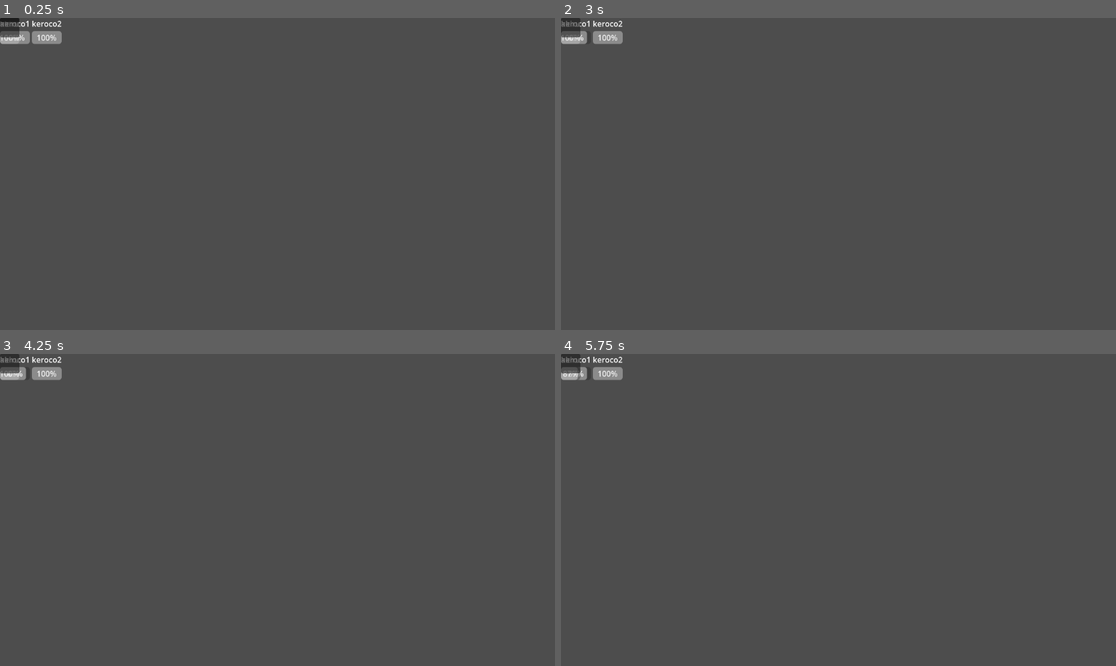
Above: before the commit, frames 1-4 (two rows, left to right).
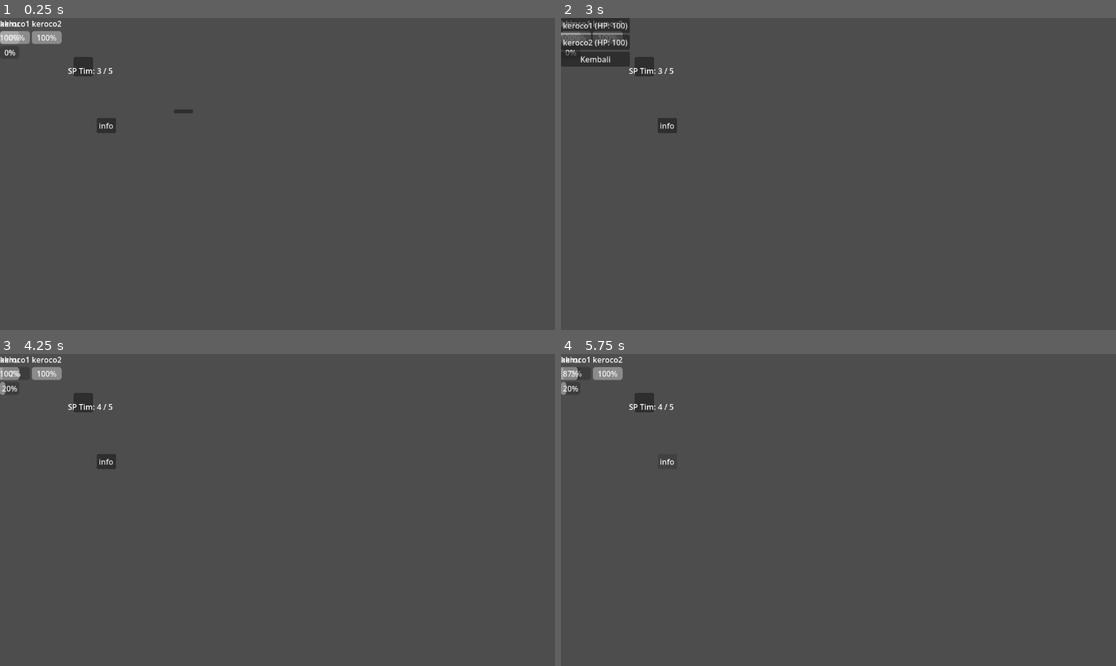
Above: after the commit, the same moments.

Repository: dx5053yx/trun-base-game
Game: Godot game, scene res://systems/battle_system/battel_arena.tscn
Same seed, same stepped clock (60 frames per second), same inputs: the game is played once before the commit and once after it.
Inputs (mouse positions are in pixels of both pictures, inside the frame that each line leads up to; where the layout moved, square brackets give the same spot in the first picture):
- Up to frame 1 (0.25 s): no input
- Up to frame 2 (3 s): click (744, 111) [572, 21] at 0.5 s; click "Kembali" at 1.25 s; click (666, 124) at 2 s, where only the run after the commit has a clickable "info"; click (744, 111) [572, 21] at 2.75 s
- Up to frame 3 (4.25 s): click (33, 360) at 3.5 s, where only the run after the commit has a clickable "keroco1 (HP: 100)"
- Up to frame 4 (5.75 s): click (666, 460) at 4.25 s, where only the run after the commit has a clickable "info"; click (666, 460) at 5 s, where only the run after the commit has a clickable "info"

The runs differ from the first frame. In frame 1, 0.7% of the frame differs, in the area x 0-35%, y 0-37%; in frame 2, 1.9%, in the area x 0-21%, y 0-37%; in frame 3, 0.7%; in frame 4, 0.6%.
Error before the commit: Invalid access to property or key 'enemy_name' on a base object of type 'Resource (enemystat)'. (res://systems/battle_system/battel_arena.gd:72)

Commit message:
skill

Diff:
--- /dev/null
+++ b/core/autoloads/inven_dat.gd
@@ -0,0 +1,28 @@
+extends Node
+
+# Dictionary untuk menyimpan item dan jumlahnya.
+# Format: { ItemData : Jumlah(int) }
+var isi_tas: Dictionary = {}
+
+func _ready():
+	# Beri modal awal untuk ngetes battle nanti
+	var potion_awal = preload("res://data/items/potion.tres")
+	var ether_awal = preload("res://data/items/ether.tres")
+
+	tambah_item(potion_awal, 5) # Dikasih modal 5 Potion
+	tambah_item(ether_awal, 2)  # Dikasih modal 2 Ether
+
+func tambah_item(item: ItemData, jumlah: int):
+	if isi_tas.has(item):
+		isi_tas[item] += jumlah
+	else:
+		isi_tas[item] = jumlah
+	print("Mendapatkan " + str(jumlah) + "x " + item.item_name)
+
+func kurangi_item(item: ItemData, jumlah: int = 1) -> bool:
+	if isi_tas.has(item) and isi_tas[item] >= jumlah:
+		isi_tas[item] -= jumlah
+		if isi_tas[item] <= 0:
+			isi_tas.erase(item) # Buang dari tas kalau habis
+		return true
+	return false
--- a/core/resources/char_stat.gd
+++ b/core/resources/char_stat.gd
@@ -1,21 +1,22 @@
 extends Resource
 class_name CharacterStats
 
-# Info Dasar
 @export var character_name: String
 @export var is_mc: bool = false
 
-# Statistik
 @export var max_hp: int = 100
 @export var current_hp: int = 100
-@export var max_mp: int = 50
-@export var current_mp: int = 50
 
-# Speed sangat penting buat game kamu!
+# --- SISTEM BARU: SP & ENERGY ---
+@export var max_sp: int = 5       # Batas maksimal tabungan SP
+@export var current_sp: int = 3   # SP awal saat battle dimulai
+@export var max_energy: int = 100 # Batas Energy untuk Ultimate
+@export var current_energy: int = 0
+@export var energy_regen_rate: float = 1.0
+
 @export var speed: int = 10
 @export var attack_power: int = 15
 @export var defense: int = 5
 
-# Array untuk menyimpan skill apa saja yang dimiliki karakter ini nantinya
-# (Sementara kita biarkan kosong/tipe String dulu untuk placeholder)
-@export var skills: Array[SkillData] = []
+@export var normal_skill: SkillDat
+@export var ultimate_skill: SkillDat
--- a/core/resources/enemy_stat.gd
+++ b/core/resources/enemy_stat.gd
@@ -1,21 +1,22 @@
 extends Resource
 class_name enemystat
 
-# Info Dasar
 @export var character_name: String
 @export var is_mc: bool = false
 
-# Statistik
 @export var max_hp: int = 100
 @export var current_hp: int = 100
-@export var max_mp: int = 50
-@export var current_mp: int = 50
 
-# Speed sangat penting buat game kamu!
+# --- SISTEM BARU: SP & ENERGY ---
+
+@export var max_energy: int = 100 # Batas Energy untuk Ultimate
+@export var current_energy: int = 0
+@export var energy_regen_rate: float = 1.0 # Pengali pengisian Energy (contoh: 1.2 = 20% lebih cepat)
+
 @export var speed: int = 10
 @export var attack_power: int = 15
 @export var defense: int = 5
 
-# Array untuk menyimpan skill apa saja yang dimiliki karakter ini nantinya
-# (Sementara kita biarkan kosong/tipe String dulu untuk placeholder)
-@export var skills: Array[SkillData] = []
+
+@export var normal_skill: SkillDat
+@export var ultimate_skill: SkillDat
--- /dev/null
+++ b/core/resources/item_dat.gd
@@ -0,0 +1,14 @@
+extends Resource
+class_name ItemData
+
+enum ItemType { HEAL_HP, HEAL_SP, REVIVE, BUFF }
+enum TargetType { SINGLE_ALLY, ALL_ALLIES }
+
+# --- BATASAN PENGGUNAAN ---
+enum Usability { OVERWORLD_ONLY, BATTLE_ONLY, ANYWHERE }
+@export var usability: Usability = Usability.ANYWHERE
+
+@export var item_name: String = "Nama Item"
+@export var type: ItemType = ItemType.HEAL_HP
+@export var target: TargetType = TargetType.SINGLE_ALLY
+@export var amount: int = 50
--- a/core/resources/skill_dat.gd
+++ b/core/resources/skill_dat.gd
@@ -1,20 +1,20 @@
 extends Resource
-class_name SkillData
+class_name SkillDat
 
-# Membuat opsi Dropdown
 enum TargetType { SINGLE_ENEMY, ALL_ENEMIES, SINGLE_ALLY, ALL_ALLIES, SELF }
 enum SkillEffect { DAMAGE, HEAL, BUFF, DEBUFF }
 
 @export var skill_name: String = "Nama Skill"
-@export_multiline var description: String = "Deskripsi efek skill."
+@export_multiline var description: String = "Deskripsi skill."
 
 @export var effect_type: SkillEffect = SkillEffect.DAMAGE
 @export var target_type: TargetType = TargetType.SINGLE_ENEMY
+@export var power: int = 15
 
-# jumlah Damage, atau jumlah HP yang di-heal
-@export var power: int = 15
-@export var mp_cost: int = 5
+# --- SISTEM BIAYA BARU ---
+@export var is_ultimate: bool = false # Centang ini di Inspector jika ini skill Ultimate
+@export var sp_cost: int = 1          # Biaya SP jika ini skill biasa
+@export var energy_cost: int = 100    # Biaya Energy jika ini Ultimate
 
-# Khusus untuk Buff
-@export var buff_amount: int = 0
-@export var buff_duration: int = 0 # Bertahan berapa giliran (turn)
+# Berapa energi yang didapat karakter saat memakai skill ini?
+@export var energy_gained: int = 30
--- a/data/characters/mc.tres
+++ b/data/characters/mc.tres
@@ -1,11 +1,15 @@
 [gd_resource type="Resource" script_class="CharacterStats" format=3 uid="uid://5brme7go5q0a"]
 
+[ext_resource type="Resource" uid="uid://bf1glmjq0yvlo" path="res://data/skill/mc/skill.tres" id="1_hhugu"]
 [ext_resource type="Script" uid="uid://bru016kf7qe6s" path="res://core/resources/char_stat.gd" id="1_mxkbc"]
-[ext_resource type="Script" uid="uid://b4qu4nmoeircx" path="res://core/resources/skill_dat.gd" id="2_y6q3r"]
+[ext_resource type="Resource" uid="uid://3stbuhuwmifw" path="res://data/skill/mc/ultimate.tres" id="3_220qx"]
 
 [resource]
 script = ExtResource("1_mxkbc")
 character_name = "akiru"
 is_mc = true
 speed = 20
+attack_power = 100
+normal_skill = ExtResource("1_hhugu")
+ultimate_skill = ExtResource("3_220qx")
 metadata/_custom_type_script = "uid://bru016kf7qe6s"
--- a/data/enemies/keroco2.tres
+++ b/data/enemies/keroco2.tres
@@ -1,9 +1,12 @@
 [gd_resource type="Resource" script_class="enemystat" format=3 uid="uid://bx0qdxgovv7pi"]
 
 [ext_resource type="Script" uid="uid://bmxew6ryek11a" path="res://core/resources/enemy_stat.gd" id="1_2d2x6"]
-[ext_resource type="Script" uid="uid://b4qu4nmoeircx" path="res://core/resources/skill_dat.gd" id="2_lumxf"]
+[ext_resource type="Resource" uid="uid://cc223nkgaqoue" path="res://data/skill/kroco/skill.tres" id="1_lumxf"]
+[ext_resource type="Resource" uid="uid://c74jq7asd6afj" path="res://data/skill/kroco/ulti.tres" id="3_sy8p0"]
 
 [resource]
 script = ExtResource("1_2d2x6")
 character_name = "keroco2"
+normal_skill = ExtResource("1_lumxf")
+ultimate_skill = ExtResource("3_sy8p0")
 metadata/_custom_type_script = "uid://bmxew6ryek11a"
--- a/data/enemies/kroco1.tres
+++ b/data/enemies/kroco1.tres
@@ -1,9 +1,12 @@
 [gd_resource type="Resource" script_class="enemystat" format=3 uid="uid://xdvce0n8itdf"]
 
+[ext_resource type="Resource" uid="uid://cc223nkgaqoue" path="res://data/skill/kroco/skill.tres" id="1_38nr5"]
 [ext_resource type="Script" uid="uid://bmxew6ryek11a" path="res://core/resources/enemy_stat.gd" id="1_e42y5"]
-[ext_resource type="Script" uid="uid://b4qu4nmoeircx" path="res://core/resources/skill_dat.gd" id="2_38nr5"]
+[ext_resource type="Resource" uid="uid://c74jq7asd6afj" path="res://data/skill/kroco/ulti.tres" id="3_mgevs"]
 
 [resource]
 script = ExtResource("1_e42y5")
 character_name = "keroco1"
+normal_skill = ExtResource("1_38nr5")
+ultimate_skill = ExtResource("3_mgevs")
 metadata/_custom_type_script = "uid://bmxew6ryek11a"
--- /dev/null
+++ b/data/skill/kirara/skill.tres
@@ -0,0 +1,10 @@
+[gd_resource type="Resource" script_class="SkillDat" format=3 uid="uid://csvpdofifu46k"]
+
+[ext_resource type="Script" uid="uid://b4qu4nmoeircx" path="res://core/resources/skill_dat.gd" id="1_mh3uf"]
+
+[resource]
+script = ExtResource("1_mh3uf")
+effect_type = 2
+target_type = 3
+power = 20
+metadata/_custom_type_script = "uid://b4qu4nmoeircx"
--- /dev/null
+++ b/data/skill/kirara/ultimate.tres
@@ -0,0 +1,10 @@
+[gd_resource type="Resource" script_class="SkillDat" format=3 uid="uid://wo5bud0drgdv"]
+
+[ext_resource type="Script" uid="uid://b4qu4nmoeircx" path="res://core/resources/skill_dat.gd" id="1_lp6e0"]
+
+[resource]
+script = ExtResource("1_lp6e0")
+effect_type = 2
+target_type = 3
+is_ultimate = true
+metadata/_custom_type_script = "uid://b4qu4nmoeircx"
--- /dev/null
+++ b/data/skill/kroco/skill.tres
@@ -0,0 +1,9 @@
+[gd_resource type="Resource" script_class="SkillDat" format=3 uid="uid://cc223nkgaqoue"]
+
+[ext_resource type="Script" uid="uid://b4qu4nmoeircx" path="res://core/resources/skill_dat.gd" id="1_cyci7"]
+
+[resource]
+script = ExtResource("1_cyci7")
+skill_name = "peler"
+description = ""
+metadata/_custom_type_script = "uid://b4qu4nmoeircx"
--- /dev/null
+++ b/data/skill/kroco/ulti.tres
@@ -0,0 +1,9 @@
+[gd_resource type="Resource" script_class="SkillDat" format=3 uid="uid://c74jq7asd6afj"]
+
+[ext_resource type="Script" uid="uid://b4qu4nmoeircx" path="res://core/resources/skill_dat.gd" id="1_i10hp"]
+
+[resource]
+script = ExtResource("1_i10hp")
+skill_name = "hellnah"
+is_ultimate = true
+metadata/_custom_type_script = "uid://b4qu4nmoeircx"
--- /dev/null
+++ b/data/skill/mc/ultimate.tres
@@ -0,0 +1,12 @@
+[gd_resource type="Resource" script_class="SkillDat" format=3 uid="uid://3stbuhuwmifw"]
+
+[ext_resource type="Script" uid="uid://b4qu4nmoeircx" path="res://core/resources/skill_dat.gd" id="1_w3q5r"]
+
+[resource]
+script = ExtResource("1_w3q5r")
+skill_name = "rudal"
+description = "ulti aoe"
+target_type = 1
+power = 40
+is_ultimate = true
+metadata/_custom_type_script = "uid://b4qu4nmoeircx"
--- a/systems/battle_system/BattelUi.tscn
+++ b/systems/battle_system/BattelUi.tscn
@@ -10,3 +10,6 @@
 
 [node name="ProgressBar" type="ProgressBar" parent="." unique_id=1012588989]
 layout_mode = 2
+
+[node name="energi" type="ProgressBar" parent="." unique_id=418753902]
+layout_mode = 2
--- a/systems/battle_system/battel_arena.gd
+++ b/systems/battle_system/battel_arena.gd
@@ -4,7 +4,13 @@
 @onready var skill_menu = $booton/SkillMenu
 @onready var party_positions = $posisi_plyr
 @onready var enemy_positions = $posisi_enmy
-
+@onready var sp_label = $SP # Pastikan namanya sesuai
+@onready var target_menu = $booton/TargetMenu
+# --- SISTEM SHARED SP TIM ---
+var max_team_sp: int = 5
+var team_sp: int = 3 # Modal awal saat battle mulai
+
+# (Nanti kamu bisa bikin UI Label khusus di layar untuk nampilin angka ini)
 # Memuat cetakan UI yang baru kita buat
 var battler_ui_scene = preload("res://systems/battle_system/BattelUi.tscn")
 
@@ -20,8 +26,9 @@
 func _ready():
 	print("--- MEMULAI BATTLE ---")
 	setup_battle()
-	start_turn()
-
+
+func update_sp_ui():
+	sp_label.text = "SP Tim: " + str(team_sp) + " / " + str(max_team_sp)
 
 func setup_battle():
 	# 1. Panggil data tim dari Autoload PartyManager
@@ -43,6 +50,8 @@
 
 	# 4. Susun giliran berdasarkan SPEED!
 	sort_turn_queue()
+	update_sp_ui()
+
 func spawn_ui(battler_stats, is_hero: bool):
 	var ui_instance = battler_ui_scene.instantiate()
 
@@ -58,22 +67,44 @@
 	# Jalankan setup untuk memunculkan nama dan HP Bar
 	ui_instance.setup(battler_stats)
 
+# Fungsi dinamis untuk memunculkan daftar target
+func buka_menu_target(daftar_target: Array, fungsi_eksekusi: Callable):
+	target_menu.show()
+
+	# Bersihkan tombol bekas giliran sebelumnya
+	for child in target_menu.get_children():
+		child.queue_free()
+
+	# Buat tombol untuk setiap target (misal: "Kroco (HP: 50)")
+	for target in daftar_target:
+		var btn = Button.new()
+		btn.text = target.character_name + " (HP: " + str(target.current_hp) + ")"
+
+		# Saat tombol diklik, sembunyikan menu dan jalankan fungsi serangannya!
+		btn.pressed.connect(func():
+			target_menu.hide()
+			fungsi_eksekusi.call(target)
+		)
+		target_menu.add_child(btn)
+
+	# Tambahkan tombol Kembali/Batal
+	var back_btn = Button.new()
+	back_btn.text = "Kembali"
+	back_btn.pressed.connect(func():
+		target_menu.hide()
+		action_menu.show()
+	)
+	target_menu.add_child(back_btn)
+
 func sort_turn_queue():
 	turn_queue.sort_custom(func(a, b): return a.speed > b.speed)
 
 	print("=== URUTAN GILIRAN ===")
 	for i in range(turn_queue.size()):
 		var battler = turn_queue[i]
-		var nama = ""
-		if battler is CharacterStats:
-			nama = battler.character_name
-		else:
-			# Sesuaikan dengan nama variabel di enemy_stats.gd kamu
-			nama = battler.enemy_name
-
-		print(str(i + 1) + ". " + nama + " (Speed: " + str(battler.speed) + ")")
-
-	# Setelah diurutkan, panggil giliran pertama
+		# Langsung panggil character_name tanpa if-else!
+		print(str(i + 1) + ". " + battler.character_name + " (Speed: " + str(battler.speed) + ")")
+
 	start_turn()
 
 func start_turn():
@@ -100,34 +131,42 @@
 
 # Ini fungsi yang tadi otomatis dibuat saat kamu connect sinyal
 func _on_basic_atk_pressed() -> void:
-	action_menu.hide() # Sembunyikan menu agar tidak di-klik 2x
-
-	# Untuk tes awal, kita otomatis menyerang musuh urutan pertama dulu
+	action_menu.hide()
+	# Alihkan ke menu target musuh, dan bawa fungsi eksekusi basic attack-nya
 	if active_enemies.size() > 0:
-		var target = active_enemies[0]
-		perform_attack(current_battler, target)
+		buka_menu_target(active_enemies, _eksekusi_basic_attack)
+
+# Ini adalah fungsi yang benar-benar melakukan pengurangan darah dan penambahan SP
+func _eksekusi_basic_attack(target):
+	# 1. Tambah SP Tim
+	if team_sp < max_team_sp:
+		team_sp += 1
+	update_sp_ui()
+
+	# 2. Tambah Energy Ultimate
+	current_battler.current_energy += 20
+	if current_battler.current_energy > current_battler.max_energy:
+		current_battler.current_energy = current_battler.max_energy
+
+	if ui_nodes.has(current_battler):
+		ui_nodes[current_battler].update_energy()
+
+	# 3. Eksekusi damage ke target yang barusan di-klik!
+	perform_attack(current_battler, target)
 
 func perform_attack(attacker, target):
-	# Rumus damage sederhana: Attack Power - Defense Target
 	var damage = attacker.attack_power - (target.defense / 2)
-	if damage < 1: damage = 1 # Minimal damage selalu 1
-
-	# Kurangi HP
+	if damage < 1: damage = 1
+
 	target.current_hp -= damage
-	# Update visual bar darahnya di layar!
 	if ui_nodes.has(target):
 		ui_nodes[target].update_hp()
+
 	print("⚔️ " + attacker.character_name + " menyerang " + target.character_name + " sebesar " + str(damage) + " damage!")
 	print("❤️ Sisa HP " + target.character_name + ": " + str(target.current_hp) + "/" + str(target.max_hp))
 
-	# Cek apakah target mati
-	if target.current_hp <= 0:
-		print("💀 " + target.character_name + " MATI!")
-		turn_queue.erase(target) # Hapus dari antrean
-		if target is CharacterStats:
-			active_heroes.erase(target)
-		else:
-			active_enemies.erase(target)
+	# Panggil fungsi yang sudah kamu buat dengan susah payah!
+	cek_kematian(target)
 
 	end_turn()
 
@@ -147,32 +186,95 @@
 	# Jeda 1 detik sebelum giliran selanjutnya
 	await get_tree().create_timer(1.0).timeout
 	start_turn()
-
-
-func _on_skill_pressed() -> void:
+func _siapkan_skill(skill_data):
+	# Bayar SP atau Energy dulu
+	if skill_data.is_ultimate:
+		if current_battler.current_energy < skill_data.energy_cost:
+			print("🔥 Energy tidak cukup!")
+			return
+		current_battler.current_energy -= skill_data.energy_cost
+	else:
+		if team_sp < skill_data.sp_cost:
+			print("🔋 SP Tim tidak cukup!")
+			return
+		team_sp -= skill_data.sp_cost
+
+		# Nambah energy karena pakai skill biasa
+		current_battler.current_energy += skill_data.energy_gained
+		if current_battler.current_energy > current_battler.max_energy:
+			current_battler.current_energy = current_battler.max_energy
+
+	# Update tampilan bar energi dan teks SP
+	update_sp_ui()
+	if ui_nodes.has(current_battler):
+		ui_nodes[current_battler].update_energy()
+
+	skill_menu.hide()
+
+	# === PINTAR MEMILIH TARGET ===
+	# Kalau targetnya teman (buat Heal/Buff)
+	if skill_data.target_type == 2 or skill_data.target_type == 3: # 2 = SINGLE_ALLY, 3 = ALL_ALLIES (Cek enum di skill_dat)
+		buka_menu_target(active_heroes, func(target): _eksekusi_efek_skill(skill_data, target))
+	else:
+		# Kalau targetnya musuh (buat Damage/Debuff)
+		buka_menu_target(active_enemies, func(target): _eksekusi_efek_skill(skill_data, target))
+
+func _eksekusi_efek_skill(skill_data, target):
+	print("\n🌟 " + current_battler.character_name + " menggunakan [" + skill_data.skill_name + "] pada " + target.character_name + "!")
+
+	# Cek tipe efeknya! (0 = DAMAGE, 1 = HEAL, 2 = BUFF, 3 = DEBUFF)
+	if skill_data.effect_type == 0: # DAMAGE
+		var damage = skill_data.power - (target.defense / 2)
+		if damage < 1: damage = 1
+		target.current_hp -= damage
+		print("💥 " + target.character_name + " terkena " + str(damage) + " damage!")
+
+	elif skill_data.effect_type == 1: # HEAL
+		target.current_hp += skill_data.power
+		# Jangan sampai nyawa melebihi batas (Overheal)
+		if target.current_hp > target.max_hp:
+			target.current_hp = target.max_hp
+		print("💚 " + target.character_name + " di-Heal sebesar " + str(skill_data.power) + " HP!")
+
+	elif skill_data.effect_type == 2: # BUFF (Contoh: Nambah Speed sementara)
+		print("✨ " + target.character_name + " mendapatkan Buff!")
+		# Nanti kita bisa kembangkan logika buff-nya di sini
+
+	# Update bar HP di layar
+	if ui_nodes.has(target):
+		ui_nodes[target].update_hp()
+
+	# Cek apakah musuh mati (fungsi yang sudah kamu buat sebelumnya)
+	cek_kematian(target)
+
+	# Akhiri giliran
+	end_turn()
+
+func _on_skill_btn_pressed():
 	action_menu.hide()
 	skill_menu.show()
 
-	# 1. Bersihkan tombol skill bekas giliran karakter sebelumnya
+	# Bersihkan tombol lama
 	for child in skill_menu.get_children():
 		child.queue_free()
 
-	# 2. Baca data skill dari karakter yang sedang jalan
-	if current_battler.skills.size() == 0:
-		print("Karakter ini tidak punya skill!")
-
-	for skill in current_battler.skills:
-		if skill == null: continue # Lewati jika ada slot kosong
-
-		var btn = Button.new()
-		# Format teks: "Nama Skill (MP: 10)"
-		btn.text = skill.skill_name + " (MP: " + str(skill.mp_cost) + ")"
-
-		# Hubungkan tombol ini ke fungsi penggunaan skill
-		btn.pressed.connect(func(): _use_skill(skill))
-		skill_menu.add_child(btn)
-
-	# 3. Tambahkan tombol "Kembali" di paling bawah
+	# 1. TOMBOL NORMAL SKILL
+	if current_battler.normal_skill != null:
+		var skill = current_battler.normal_skill
+		var btn_skill = Button.new()
+		btn_skill.text = skill.skill_name + " (SP: " + str(skill.sp_cost) + ")"
+		btn_skill.pressed.connect(func(): _siapkan_skill(skill))
+		skill_menu.add_child(btn_skill)
+
+	# 2. TOMBOL ULTIMATE
+	if current_battler.ultimate_skill != null:
+		var ulti = current_battler.ultimate_skill
+		var btn_ulti = Button.new()
+		btn_ulti.text = ulti.skill_name + " (Energy: " + str(ulti.energy_cost) + ")"
+		btn_ulti.pressed.connect(func(): _siapkan_skill(ulti))
+		skill_menu.add_child(btn_ulti)
+
+	# Tombol Kembali
 	var back_btn = Button.new()
 	back_btn.text = "Kembali"
 	back_btn.pressed.connect(func():
@@ -183,49 +285,38 @@
 
 # Fungsi sementara untuk mengecek apakah skill berhasil dipanggil
 func _use_skill(skill_data):
-	# 1. Cek apakah MP cukup
-	if current_battler.current_mp < skill_data.mp_cost:
-		print("MP " + current_battler.character_name + " tidak cukup!")
-		return # Batal pakai skill, biarkan pemain milih aksi lain
-
-	# 2. Kurangi MP
-	current_battler.current_mp -= skill_data.mp_cost
-	print("\n🌟 " + current_battler.character_name + " merapalkan [" + skill_data.skill_name + "]!")
+	# 1. Cek apakah ini skill biasa atau Ultimate
+	if skill_data.is_ultimate:
+		# Pengecekan Energy untuk Ultimate
+		if current_battler.current_energy < skill_data.energy_cost:
+			print("🔥 Energy " + current_battler.character_name + " tidak cukup untuk Ultimate!")
+			return
+
+		# Kurangi Energy
+		current_battler.current_energy -= skill_data.energy_cost
+		print("\n🌟 " + current_battler.character_name + " mengeluarkan ULTIMATE: [" + skill_data.skill_name + "]!")
+		ui_nodes[current_battler].update_energy()
+
+	else:
+		# Pengecekan SP Tim untuk Skill Biasa
+		if team_sp < skill_data.sp_cost:
+			print("🔋 SP Tim (" + str(team_sp) + ") tidak cukup untuk pakai skill!")
+			return
+
+		# Kurangi SP Tim
+		team_sp -= skill_data.sp_cost
+		update_sp_ui()
+		print("\n🌟 " + current_battler.character_name + " merapalkan [" + skill_data.skill_name + "]! (Sisa SP: " + str(team_sp) + ")")
+
+		# Memakai skill juga akan mengisi sedikit Energy untuk Ultimate (dari blueprint)
+		current_battler.current_energy += skill_data.energy_gained
+		if current_battler.current_energy > current_battler.max_energy:
+			current_battler.current_energy = current_battler.max_energy
+		ui_nodes[current_battler].update_energy()
 
 	skill_menu.hide()
 
-	# 3. Logika Efek Skill (Sementara kita auto-target dulu agar gampang dites)
-	if skill_data.effect_type == SkillData.SkillEffect.DAMAGE:
-		if active_enemies.size() > 0:
-			var target = active_enemies[0] # Otomatis serang musuh pertama
-
-			# Rumus damage: Power Skill + Attack Hero - Defense Musuh
-			var damage = skill_data.power + current_battler.attack_power - (target.defense / 2)
-			if damage < 1: damage = 1
-
-			target.current_hp -= damage
-			print("💥 Memberikan " + str(damage) + " damage ke " + target.character_name + "!")
-
-			if ui_nodes.has(target):
-				ui_nodes[target].update_hp()
-
-			cek_kematian(target)
-
-	elif skill_data.effect_type == SkillData.SkillEffect.HEAL:
-		if active_heroes.size() > 0:
-			var target = active_heroes[0] # Otomatis heal hero pertama (MC)
-
-			target.current_hp += skill_data.power
-			if target.current_hp > target.max_hp:
-				target.current_hp = target.max_hp # Cegah HP bocor melebihi batas maksimal
-
-			print("✨ Memulihkan " + str(skill_data.power) + " HP untuk " + target.character_name + "!")
-
-			if ui_nodes.has(target):
-				ui_nodes[target].update_hp()
-
-	# Akhiri giliran setelah pakai skill
-	end_turn()
+	# ... (kode logika efek skill damage/heal di bawahnya tetap sama seperti sebelumnya) ...6
 
 # Fungsi baru agar rapi (tambahkan di bagian bawah script)
 func cek_kematian(target):
--- a/systems/battle_system/battel_arena.tscn
+++ b/systems/battle_system/battel_arena.tscn
@@ -24,24 +24,46 @@
 
 [node name="booton" type="Panel" parent="." unique_id=722201017]
 layout_mode = 0
-offset_right = 40.0
-offset_bottom = 40.0
+offset_left = 153.0
+offset_top = 81.0
+offset_right = 193.0
+offset_bottom = 121.0
 
 [node name="acction" type="VBoxContainer" parent="booton" unique_id=234674800]
 layout_mode = 0
-offset_right = 40.0
-offset_bottom = 40.0
+offset_left = 208.0
+offset_top = 109.0
+offset_right = 248.0
+offset_bottom = 149.0
 
 [node name="basic_atk" type="Button" parent="booton/acction" unique_id=1937568856]
 layout_mode = 2
 
 [node name="SkillMenu" type="VBoxContainer" parent="booton" unique_id=1123983832]
 layout_mode = 0
-offset_right = 40.0
-offset_bottom = 40.0
+offset_left = 48.0
+offset_top = 127.0
+offset_right = 88.0
+offset_bottom = 167.0
+tooltip_text = "tes"
 
 [node name="skill" type="Button" parent="booton/SkillMenu" unique_id=2066805455]
 layout_mode = 2
+text = "info"
+
+[node name="TargetMenu" type="VBoxContainer" parent="booton" unique_id=146116390]
+layout_mode = 0
+offset_left = -153.0
+offset_top = -81.0
+offset_right = -113.0
+offset_bottom = -41.0
+
+[node name="SP" type="Label" parent="." unique_id=2060974642]
+layout_mode = 0
+offset_left = 141.0
+offset_top = 98.0
+offset_right = 181.0
+offset_bottom = 121.0
 
 [connection signal="pressed" from="booton/acction/basic_atk" to="." method="_on_basic_atk_pressed"]
 [connection signal="pressed" from="booton/SkillMenu/skill" to="." method="_on_skill_pressed"]
--- a/systems/battle_system/battel_ui.gd
+++ b/systems/battle_system/battel_ui.gd
@@ -1,21 +1,29 @@
 extends VBoxContainer
 
-# Mengambil referensi ke Label dan ProgressBar
 @onready var name_label = $Label
 @onready var hp_bar = $ProgressBar
+@onready var energy_bar = $energi # Panggil bar energi baru
 
-var stats = null # Menyimpan data statistik milik karakter ini
+var stats = null
 
-# Fungsi ini akan dipanggil saat karakter ini muncul di arena
 func setup(data_stats):
 	stats = data_stats
-
-	# Karena di musuh dan hero kita menamai variabelnya sama (character_name, max_hp, current_hp),
-	# kita bisa langsung panggil seperti ini:
 	name_label.text = stats.character_name
 	hp_bar.max_value = stats.max_hp
 	hp_bar.value = stats.current_hp
 
-# Fungsi untuk memperbarui bar darah saat kena damage
+	# Kita hanya memunculkan Bar Energi untuk Hero (CharacterStats)
+	if stats is CharacterStats:
+		energy_bar.show()
+		energy_bar.max_value = stats.max_energy
+		energy_bar.value = stats.current_energy
+	else:
+		energy_bar.hide() # Musuh tidak perlu kelihatan energinya
+
 func update_hp():
 	hp_bar.value = stats.current_hp
+
+# Fungsi baru untuk mengupdate bar energi
+func update_energy():
+	if stats is CharacterStats:
+		energy_bar.value = stats.current_energy
Not shown, added: core/autoloads/inven_dat.gd.uid
Not shown, added: core/resources/item_dat.gd.uid
Renamed: data/skill/mc/besic_att.tres -> data/skill/mc/skill.tres
